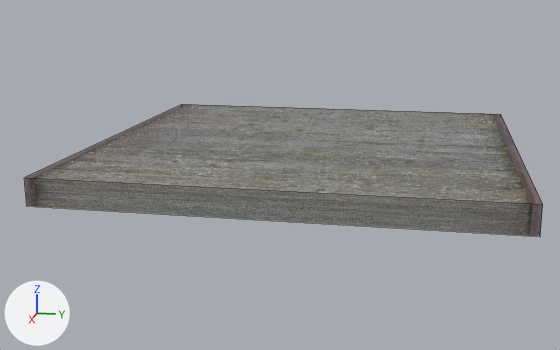
An edit to the FBX model Land_Of_Labyrinth_Unity5/Assets/Ressource_3D/Levels/Citadel/Walls/Platform_Wood.FBX, drawn before and after from the same camera.
Both versions are drawn from a camera (50 mm lens) standing at (-26.64, -28.18, 6.45) and looking at (-37.85, -30.42, 3.65). Lighting does not change. The marker at lower left points along +X, +Y and +Z. Mesh edges are drawn as thin lines. Where no turn or scale is listed for an object, it has been applied to the vertices.

The older version as bpy lines, for what is in view:
```python
me_mesh = bpy.data.meshes.new('Mesh')
me_mesh.from_pydata(...)  # a box spanning x -0.02..6.02, y 0.0..6.0, z -0.18..0.18
me_mesh.materials.append(mat_material__34)  # picture img_woodplanksfloors0012_19_s_jpg
ob_platform_wood = bpy.data.objects.new('Platform_Wood', me_mesh)
ob_platform_wood.location = (-41.0, -33.0, 4.0)
```
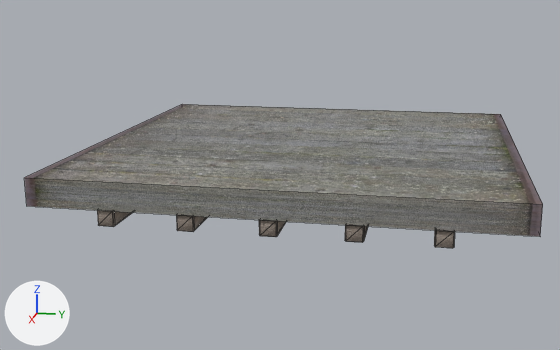
Scene script edits in JSON lines:
```json
{"op": "add", "block": "img_woodrough0021_2_s_jpg", "code": ["img_woodrough0021_2_s_jpg = load_image('WoodRough0021_2_S.jpg', 'Materials/WoodRough0021_2_S.jpg', 700, 700, 'sRGB')"]}
{"op": "add", "block": "img_woodrough0021_2_nm_jpg", "code": ["img_woodrough0021_2_nm_jpg = load_image('WoodRough0021_2_NM.jpg', '../../../../Walls_Kit/WoodRough0021_2_NM.jpg', 700, 700, 'Non-Color')"]}
{"op": "add", "block": "mat_wood", "code": ["mat_wood = bpy.data.materials.new('Wood')", "# uses the picture img_woodrough0021_2_nm_jpg", "# uses the picture img_woodrough0021_2_s_jpg"]}
{"op": "add", "block": "me_mesh_001", "code": ["me_mesh_001 = bpy.data.meshes.new('Mesh.001')", "me_mesh_001.from_pydata(...)  # 120 vertices, 220 faces; spans x -2.99..2.99, y -3.11..1.11, z -0.11..0.11", "me_mesh_001.materials.append(mat_wood)"]}
{"op": "add", "block": "ob_woodbeams", "code": ["ob_woodbeams = bpy.data.objects.new('WoodBeams', me_mesh_001)", "ob_woodbeams.location = (-38.0, -29.0, 3.71)"]}
```

Boxes (x1, y1, x2, y2) around the edits, measured in the pictures (560 x 350 px):
```json
{"object": "WoodBeams", "change": "added", "after": [97, 210, 455, 248]}
```
